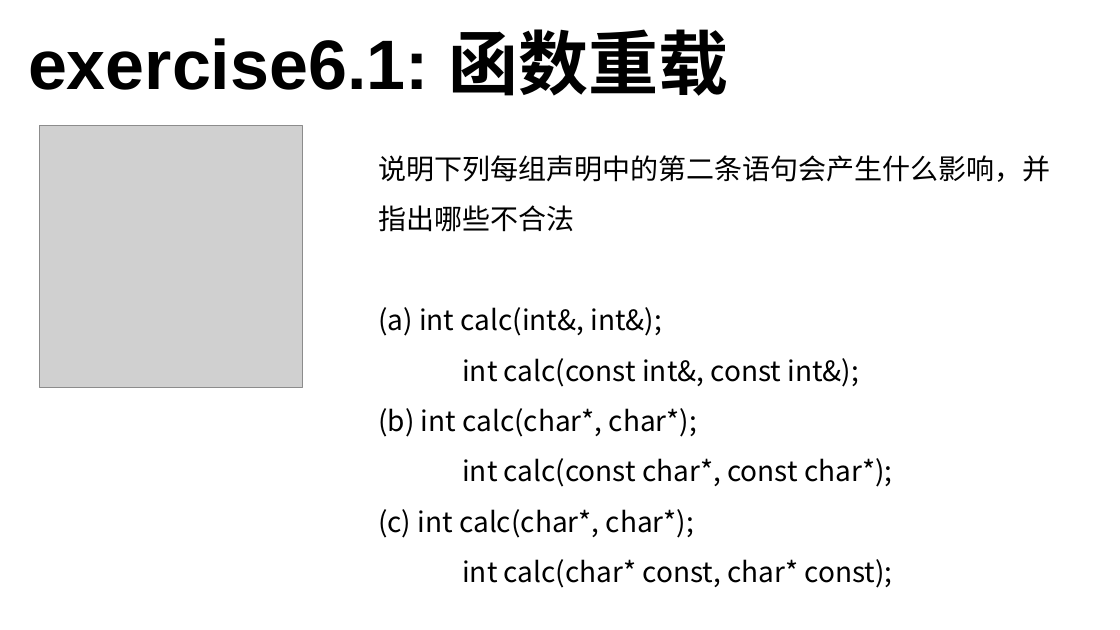
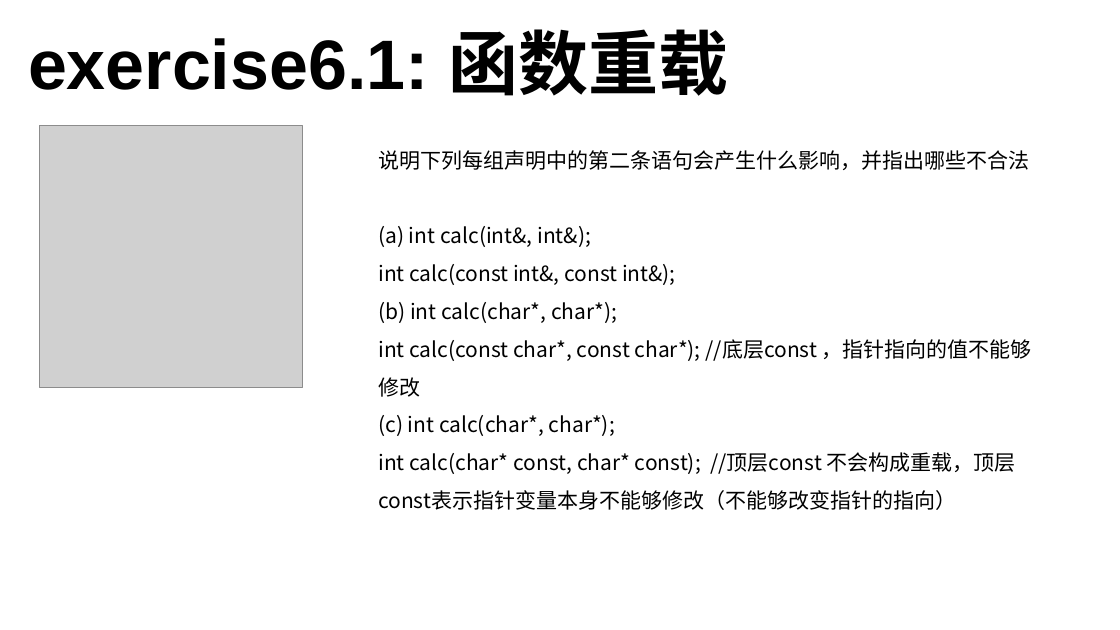
Before and after one commit to 3417725275/CPP_Study, a slide deck: slide 32 of C++课件.pptx. Drawn at 1120x630 pixels with LibreOffice and Linux fonts; fonts in the diff are those of the drawing; grey boxes stand for pictures. Boxes give left, top, right and bottom in pixels: in the first picture for what was removed or moved away, otherwise in the second. Text is boxed around its words. In the diff, an @@ line names an element or a change of style, - is before the commit and + after.

```diff
--- a/C++课件.pptx
+++ b/C++课件.pptx
@@ text at [378,150,1029,436]: size 24 to 18 pt in "说明下列每组声明中的第二条语句会产生什么影响，并指出哪些不合法", "(a) int calc(int&, int&);", "int calc(const int&, const int&);", "(b) int calc(char*, char*);" and 1 more places @@
@@ text at [378,339,1032,397]: text changed; size 24 to 18 pt @@
-int calc(const char*, const char*);
+int calc(const char*, const char*); //底层const ，指针指向的值不能够修改
@@ text at [378,452,1016,510]: text changed; size 24 to 18 pt @@
-int calc(char* const, char* const);
+int calc(char* const, char* const); //顶层const 不会构成重载，顶层const表示指针变量本身不能够修改（不能够改变指针的指向）
```
Also in this commit, not shown: 2 slides added, 12 other files.
